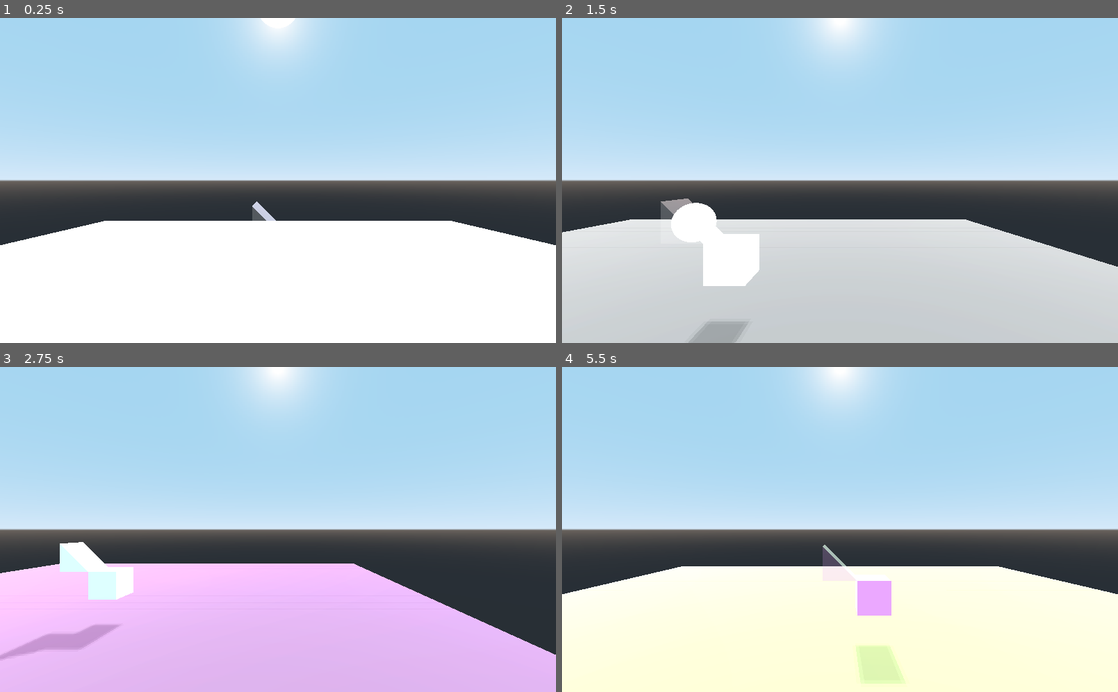
Above: before the commit, frames 1-4 (two rows, left to right).
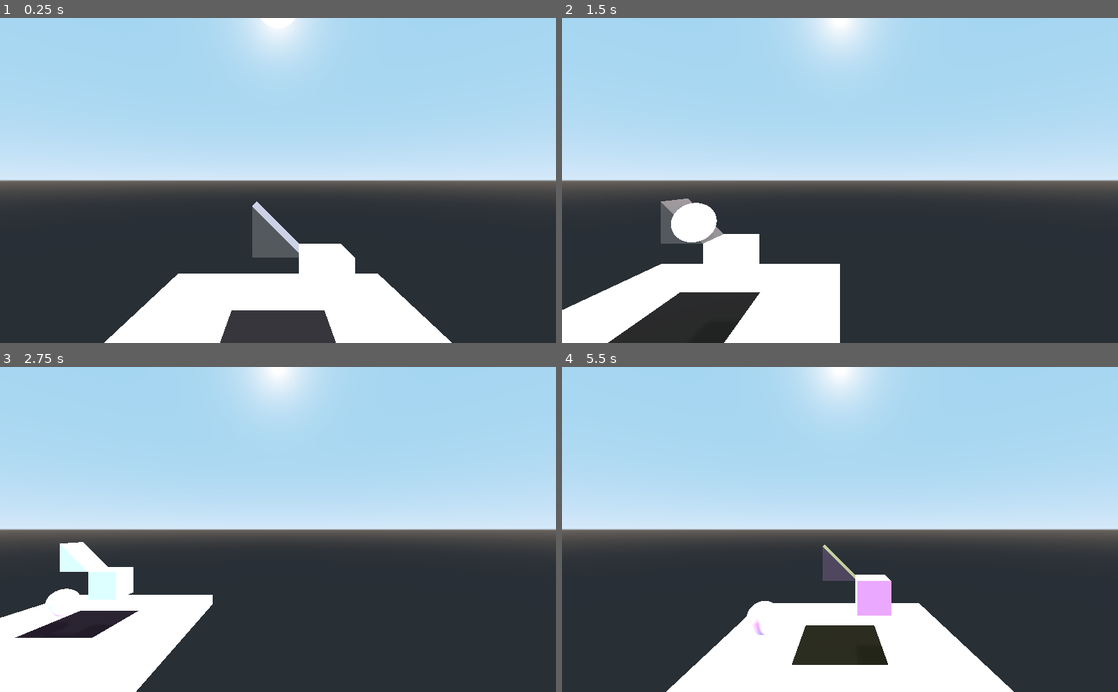
Above: after the commit, the same moments.

Repository: lpszeto/Ramp_Rush
Game: Godot game, scene res://Main.tscn
The game is run twice, just before and just after one commit, with the same random seed, the same clock (stepped at 60 frames per second) and the same inputs.
Inputs:
- Up to frame 1 (0.25 s): no input
- Up to frame 2 (1.5 s): tap Enter (ui_accept) at 0.5, 0.77 s; hold D (right) 0.53-1.28 s; hold S (back) from 1.28 s (still down)
- Up to frame 3 (2.75 s): tap Enter (ui_accept) at 1.52 s; release S (back) at 2.03 s; hold D (right) from 2.03 s (still down)
- Up to frame 4 (5.5 s): release D (right) at 2.78 s; hold W (forward) 2.78-3.53 s; tap Enter (ui_accept) at 3.02, 3.77, 4.52 s; hold A (left) 3.53-5.03 s; hold S (back) from 5.03 s (still down)

The runs differ from the first frame. In frame 1, 27% of the frame differs, in the area x 0-100%, y 62-100%; in frame 2, 34%; in frame 3, 33%; in frame 4, 36%, in the area x 0-100%, y 54-100%.

Commit message:
Lilian & Margo Merge

Diff:
--- a/Ramp Rush/Ball.gd
+++ b/Ramp Rush/Ball.gd
@@ -1,6 +1,13 @@
 extends RigidBody
 
+#signal collision
+signal win
+signal lose
+var w = "win"
+var l = "lose"
+
 var delay = 0
+
 
 func _ready():
 	randomize()
@@ -21,3 +28,14 @@
 		$DirectionalLight3.light_color = Color(randf(), randf(), randf())
 		$DirectionalLight4.light_color = Color(randf(), randf(), randf())
 		delay = 0
+
+
+func _on_BallHitbox_area_entered(area):
+	if(area.get_parent()._get_isGoal()):
+		emit_signal("win")
+		print(w)
+		#area.get_parent()._change_color(Color.green)
+	else:
+		emit_signal("lose")
+		print(l)
+		#area.get_parent()._change_color(Color.red)
--- a/Ramp Rush/Ball.tscn
+++ b/Ramp Rush/Ball.tscn
@@ -7,6 +7,8 @@
 [sub_resource type="SphereMesh" id=2]
 
 [sub_resource type="SpatialMaterial" id=3]
+
+[sub_resource type="SphereShape" id=4]
 
 [node name="Ball" type="RigidBody"]
 script = ExtResource( 1 )
@@ -40,3 +42,10 @@
 
 [node name="DirectionalLight8" type="DirectionalLight" parent="."]
 transform = Transform( -1, 8.74228e-08, 4.37114e-08, -4.37114e-08, 1.91069e-15, -1, -8.74228e-08, -1, 1.91069e-15, 0, 0, 0 )
+
+[node name="BallHitbox" type="Area" parent="."]
+
+[node name="CollisionShape" type="CollisionShape" parent="BallHitbox"]
+shape = SubResource( 4 )
+
+[connection signal="area_entered" from="BallHitbox" to="." method="_on_BallHitbox_area_entered"]
--- /dev/null
+++ b/Ramp Rush/FloorTileProto.gd
@@ -0,0 +1,21 @@
+extends MeshInstance
+
+export var isGoal = false
+#signal win
+#signal lose
+
+
+#export var isGoal = false
+
+func _get_isGoal():
+	return isGoal
+
+
+# Called when the node enters the scene tree for the first time.
+func _ready():
+	pass # Replace with function body.
+
+func _change_color(color: Color):
+	var material = SpatialMaterial.new()
+	material.albedo_color = color
+	get_node("self").set_material(material)
--- a/Ramp Rush/Main.tscn
+++ b/Ramp Rush/Main.tscn
@@ -1,9 +1,11 @@
-[gd_scene load_steps=8 format=2]
+[gd_scene load_steps=10 format=2]
 
 [ext_resource path="res://Ball.tscn" type="PackedScene" id=1]
 [ext_resource path="res://BaseBlock.tscn" type="PackedScene" id=2]
 [ext_resource path="res://Pivot.tscn" type="PackedScene" id=3]
 [ext_resource path="res://Ramp.tscn" type="PackedScene" id=4]
+[ext_resource path="res://FloorTileProto.tscn" type="PackedScene" id=5]
+[ext_resource path="res://grey_material.tres" type="Material" id=6]
 
 [sub_resource type="BoxShape" id=1]
 extents = Vector3( 30, 1, 30 )
@@ -26,6 +28,7 @@
 
 [node name="Area" type="Area" parent="."]
 transform = Transform( 1, 0, 0, 0, 1, 0, 0, 0, 1, 0, -1, 0 )
+visible = false
 
 [node name="CollisionShape" type="CollisionShape" parent="Area"]
 shape = SubResource( 1 )
@@ -41,3 +44,38 @@
 
 [node name="Ramp" parent="." instance=ExtResource( 4 )]
 transform = Transform( 1, 0, 0, 0, 1, 0, 0, 0, 1, 0, 5, 0 )
+
+[node name="FloorTileProto_goal" parent="." instance=ExtResource( 5 )]
+isGoal = true
+
+[node name="FloorTileProto_1" parent="." instance=ExtResource( 5 )]
+transform = Transform( 5, 0, 0, 0, 1, 0, 0, 0, 5, 5, -0.500983, 0 )
+material/0 = ExtResource( 6 )
+
+[node name="FloorTileProto_2" parent="." instance=ExtResource( 5 )]
+transform = Transform( 5, 0, 0, 0, 1, 0, 0, 0, 5, 5, -0.500983, 5 )
+material/0 = ExtResource( 6 )
+
+[node name="FloorTileProto_3" parent="." instance=ExtResource( 5 )]
+transform = Transform( 5, 0, 0, 0, 1, 0, 0, 0, 5, 0, -0.500983, 5 )
+material/0 = ExtResource( 6 )
+
+[node name="FloorTileProto_4" parent="." instance=ExtResource( 5 )]
+transform = Transform( 5, 0, 0, 0, 1, 0, 0, 0, 5, -5, -0.500983, 5 )
+material/0 = ExtResource( 6 )
+
+[node name="FloorTileProto_5" parent="." instance=ExtResource( 5 )]
+transform = Transform( 5, 0, 0, 0, 1, 0, 0, 0, 5, -5, -0.500983, 0 )
+material/0 = ExtResource( 6 )
+
+[node name="FloorTileProto_6" parent="." instance=ExtResource( 5 )]
+transform = Transform( 5, 0, 0, 0, 1, 0, 0, 0, 5, -5, -0.500983, -5 )
+material/0 = ExtResource( 6 )
+
+[node name="FloorTileProto_7" parent="." instance=ExtResource( 5 )]
+transform = Transform( 5, 0, 0, 0, 1, 0, 0, 0, 5, 0, -0.500983, -5 )
+material/0 = ExtResource( 6 )
+
+[node name="FloorTileProto_8" parent="." instance=ExtResource( 5 )]
+transform = Transform( 5, 0, 0, 0, 1, 0, 0, 0, 5, 5, -0.500983, -5 )
+material/0 = ExtResource( 6 )
--- /dev/null
+++ b/Ramp Rush/Menu.tscn
@@ -0,0 +1,50 @@
+[gd_scene load_steps=6 format=2]
+
+[ext_resource path="res://fonts/dogica.ttf" type="DynamicFontData" id=1]
+[ext_resource path="res://ui_theme.tres" type="Theme" id=2]
+[ext_resource path="res://Play.gd" type="Script" id=3]
+
+[sub_resource type="DynamicFont" id=1]
+size = 50
+font_data = ExtResource( 1 )
+
+[sub_resource type="Theme" id=2]
+default_font = SubResource( 1 )
+
+[node name="Control" type="Control"]
+anchor_right = 1.0
+anchor_bottom = 1.0
+
+[node name="ColorRect" type="ColorRect" parent="."]
+anchor_right = 1.0
+anchor_bottom = 1.0
+color = Color( 0.121569, 0.12549, 0.129412, 1 )
+
+[node name="Label" type="Label" parent="."]
+anchor_right = 1.0
+anchor_bottom = 1.0
+margin_top = 31.0
+margin_bottom = -512.0
+theme = SubResource( 2 )
+custom_colors/font_color = Color( 0.00392157, 0.858824, 1, 1 )
+text = "Ramp Rush!"
+align = 1
+valign = 1
+
+[node name="Play" type="Button" parent="."]
+anchor_left = 0.5
+anchor_top = 0.5
+anchor_right = 0.5
+anchor_bottom = 0.5
+margin_left = -65.0
+margin_top = -18.0
+margin_right = 66.0
+margin_bottom = 32.0
+theme = ExtResource( 2 )
+custom_colors/font_color = Color( 1, 1, 1, 1 )
+custom_colors/font_color_hover = Color( 1, 0, 0, 1 )
+text = "Play!"
+flat = true
+script = ExtResource( 3 )
+
+[connection signal="pressed" from="Play" to="Play" method="_on_Play_pressed"]
--- /dev/null
+++ b/Ramp Rush/Play.gd
@@ -0,0 +1,9 @@
+extends Button
+
+
+func _ready():
+	pass
+
+
+func _on_Play_pressed():
+	get_tree().change_scene("res://Main.tscn")
--- /dev/null
+++ b/Ramp Rush/grey_material.tres
@@ -0,0 +1,6 @@
+[gd_resource type="SpatialMaterial" format=2]
+
+[resource]
+vertex_color_use_as_albedo = true
+vertex_color_is_srgb = true
+albedo_color = Color( 0.952941, 0.952941, 0.952941, 1 )
--- a/Ramp Rush/ui_theme.tres
+++ b/Ramp Rush/ui_theme.tres
@@ -1,6 +1,6 @@
 [gd_resource type="Theme" load_steps=3 format=2]
 
-[ext_resource path="res://fonts/Montserrat-Medium.ttf" type="DynamicFontData" id=1]
+[ext_resource path="res://fonts/Redkost Comic.otf" type="DynamicFontData" id=1]
 
 [sub_resource type="DynamicFont" id=1]
 size = 24
Not shown: 1 places in Ramp Rush/Ball.tscn that only renumber resources
Not shown, added: Ramp Rush/fonts/LICENSE.txt
Binary file added: Ramp Rush/fonts/Montserrat-Medium.ttf
Binary file added: Ramp Rush/fonts/Redkost Comic.otf
Binary file added: Ramp Rush/fonts/dogica.ttf
